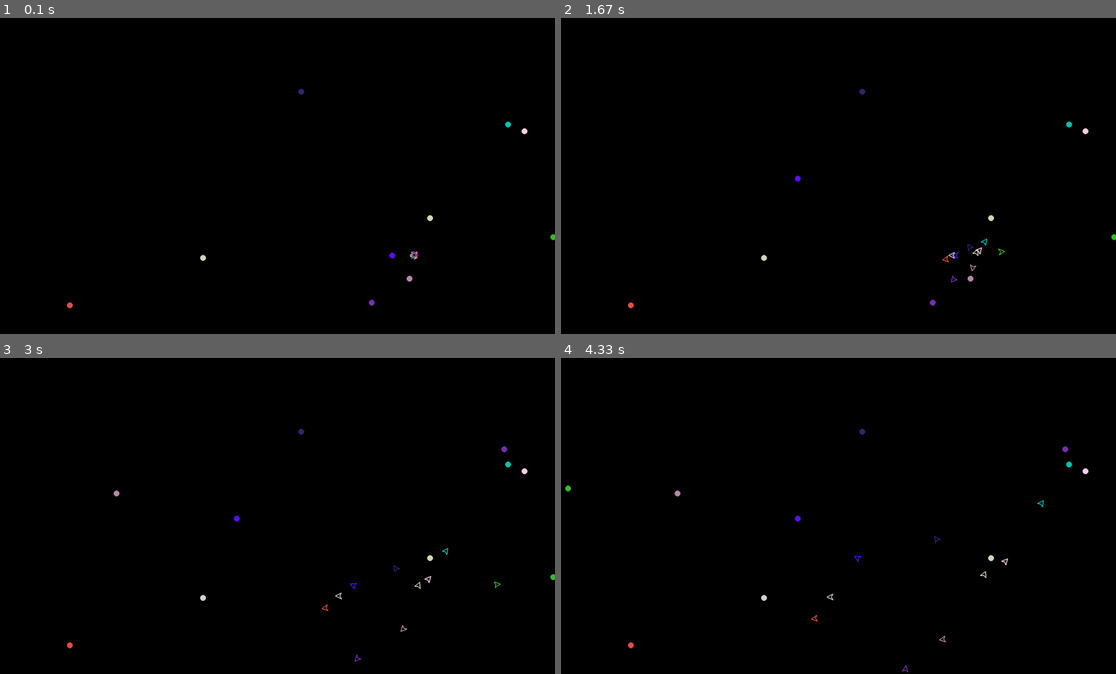
Above: before the commit, frames 1-4 (two rows, left to right).
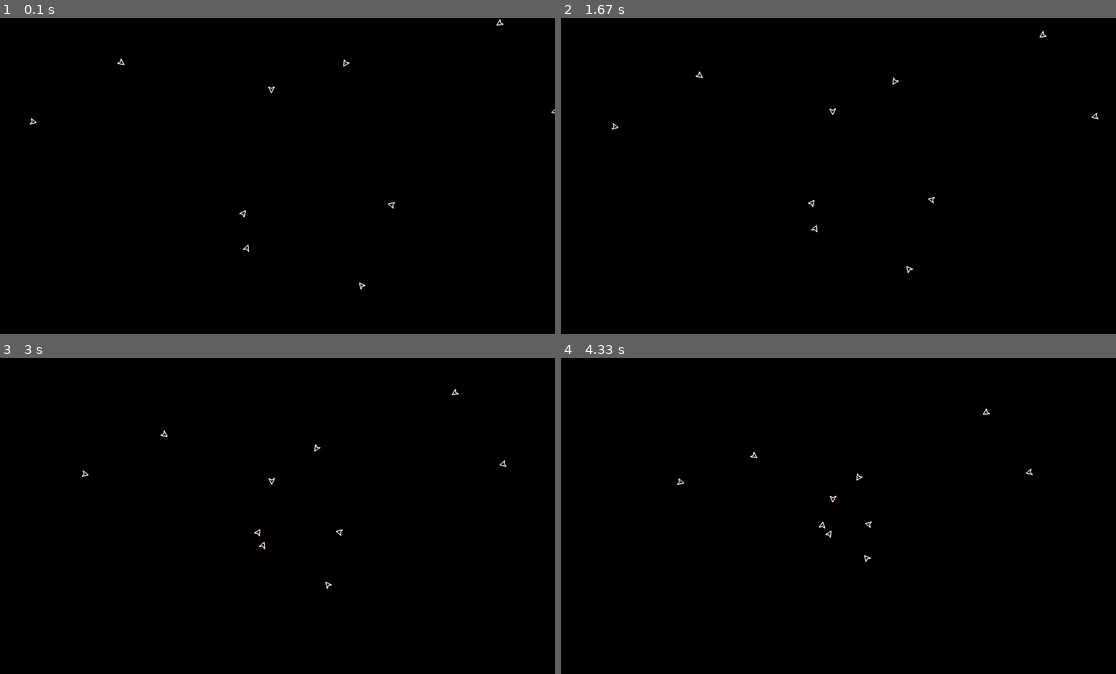
Above: after the commit, the same moments.

Repository: mikemwang/pi_viz
Game: pygame game, started from main.py
The game is run twice, just before and just after one commit, with the same random seed, the same clock (stepped at 60 frames per second) and the same inputs.
Inputs:
- Up to frame 1 (0.1 s): no input
- Up to frame 2 (1.67 s): no input
- Up to frame 3 (3 s): no input
- Up to frame 4 (4.33 s): no input

The runs differ from the first frame. In frame 1, 0.3% of the frame differs, in the area x 5-100%, y 0-92%; in frame 2, 0.4%; in frame 3, 0.4%, in the area x 12-100%, y 9-97%; in frame 4, 0.4%.

Commit message:
zero length vector bug fixed, seeking, braking, and avoiding works

Diff:
--- a/actor.py
+++ b/actor.py
@@ -1,6 +1,5 @@
 import math
 import pygame
-import random
 from pygame.math import Vector2, Vector3
 import numpy as np
 
@@ -25,12 +24,11 @@
         self.body_pts = None
         self.transformed_pts = None
 
-        self.goal = None
-
         self.max_speed = max_speed
         self.max_speed_squared = self.max_speed**2
         self.max_acceleration = max_acceleration  # lower = more "inertia"
         self.max_acceleration_squared = self.max_acceleration**2
+        self.arrival_radius_sq = 200**2
 
     def local_pts(self):
         """ Calculate all visualization points in the local coordinate system
@@ -58,8 +56,9 @@
 
     def apply_velocity(self, dt):
         self.velocity += self.acceleration*dt
-
-        if self.velocity.length_squared() > self.max_speed_squared:
+        if self.velocity.length_squared() == 0:
+            self.velocity += self.acceleration*dt
+        elif self.velocity.length_squared() > self.max_speed_squared:
             self.velocity.scale_to_length(self.max_speed)
         self.position += self.velocity*dt
 
@@ -69,34 +68,36 @@
 
     def seek(self, pt, dt, weight=1):
         desired = pt - self.position
-        desired.scale_to_length(self.max_speed)
+        if desired.length_squared() > self.arrival_radius_sq:
+            desired.scale_to_length(self.max_speed)
+        else:
+            desired.scale_to_length(self.max_speed*(desired.length_squared()/self.arrival_radius_sq))
         steer = desired - self.velocity
-        steer.scale_to_length(min(steer.length(), self.max_acceleration))
+        if steer.length_squared() > 0:
+            steer.scale_to_length(min(steer.length(), self.max_acceleration))
         self.apply_force(weight*steer, dt)
-        #stopping_distance = 0.5 * self.velocity.length_squared() / self.max_acceleration
-
-        # if vec.length() < 1.1*stopping_distance:
-        #    self.apply_force(Vector2(self.max_acceleration, 0).rotate(
-        #        self.velocity.as_polar()[1]-180), dt)
-        # else:
-        #    self.apply_force(weight*vec, dt)
 
     def avoid(self, pt, dt, weight=50):
         vec = pt - self.position
-        vec.scale_to_length(10000/vec.length())
+        if vec.length_squared() > 1:
+            vec.scale_to_length(1000/vec.length())
+        else:
+            vec.scale_to_length(1000)
         self.apply_force(weight*vec.rotate(180), dt)
         pygame.draw.line(self.surface, (255, 0, 0), self.position,
                          self.position+weight*vec.rotate(180)*dt)
 
-    def update(self, dt_ms):
+    def update(self, dt_ms, all_actors=None):
         dt = dt_ms / 1000.0
         self.acceleration.xy = 0, 0
 
-        if not self.goal or (self.position - self.goal).length_squared() < 400:
-            self.goal = Vector2(random.random()*1920, random.random()*1080)
-        pygame.draw.circle(self.surface, self.color, self.goal, 10)
-        self.seek(self.goal, dt, weight=50)
-        #self.avoid(Vector2(400, 325), dt, weight=50)
+        self.seek(Vector2(960, 540), dt, weight=50)
+        if all_actors:
+            for actor in all_actors:
+                if actor is self:
+                    continue
+                self.avoid(actor.position, dt, weight=20)
+
         # self.limit_acceleration()
         self.apply_velocity(dt)
 
@@ -108,6 +109,6 @@
                             [row for row in self.transformed_pts],
                             3)
 
-    def animate(self, surface, dt_ms):
-        self.update(dt_ms)
+    def animate(self, surface, dt_ms, all_actors):
+        self.update(dt_ms, all_actors)
         self.render(surface)
--- a/main.py
+++ b/main.py
@@ -49,8 +49,8 @@
         actors = []
 
         for _ in range(10):
-            actors.append(Actor(self.screen, Vector2(0.75*self.w, 0.75*self.h),
-                                20, 20, (random.random()*255, random.random()*255, random.random()*255), max_acceleration=10+_*10))
+            actors.append(Actor(self.screen, Vector2(1920*random.random(), 1080*random.random()),
+                                20, 20, (255, 255, 255), 100))
 
         running = True
 
@@ -63,7 +63,7 @@
             self.screen.fill((0, 0, 0))
 
             for actor in actors:
-                actor.animate(self.screen, dt)
+                actor.animate(self.screen, dt, actors)
 
             pygame.display.flip()
 
